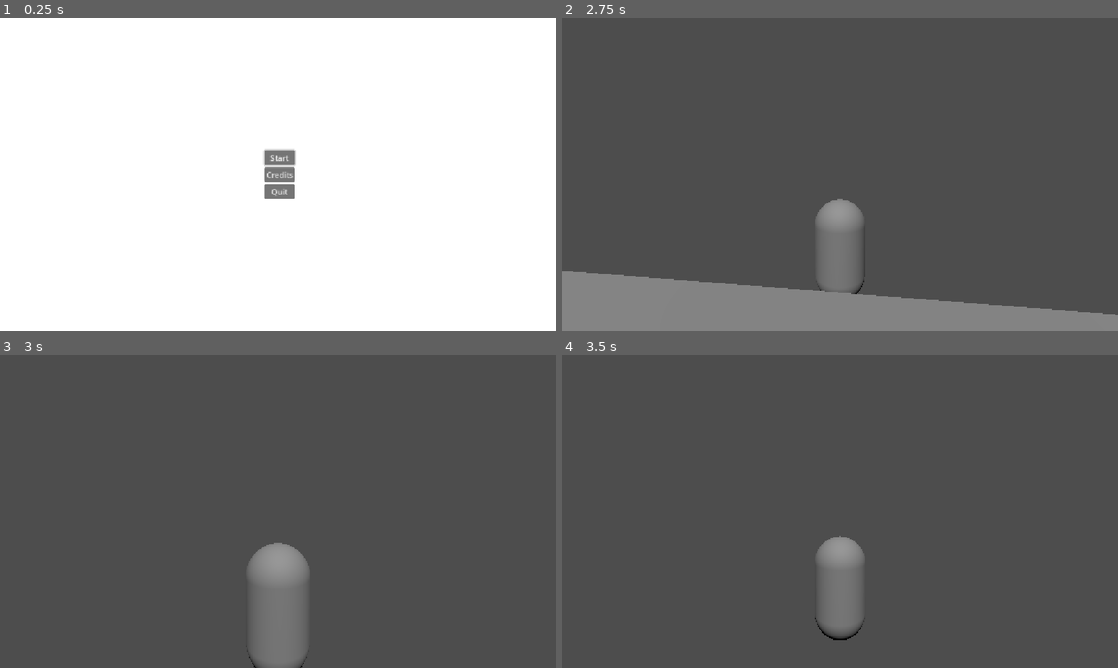
Above: before the commit, frames 1-4 (two rows, left to right).
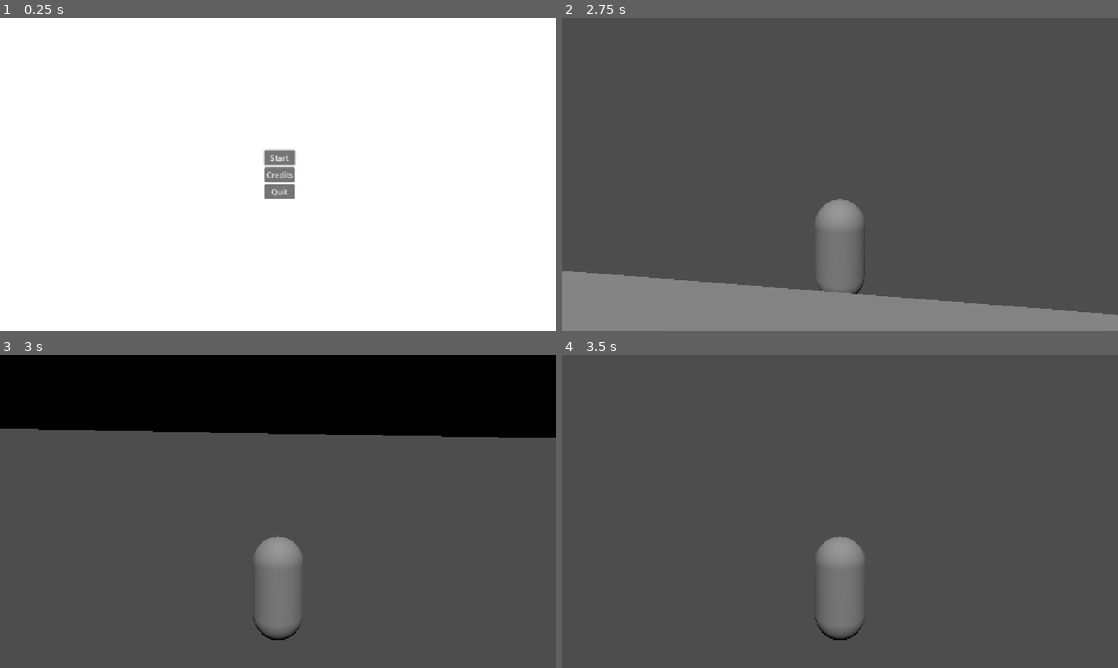
Above: after the commit, the same moments.

Repository: Strawreo/Sistemas-Multim-dia---Jogo-
Game: Godot game, scene res://Scenes/Menus/MainMenu.tscn
Same seed, same stepped clock (60 frames per second), same inputs: the game is played once before the commit and once after it.
Inputs (mouse positions are in pixels of both pictures, inside the frame that each line leads up to):
- Up to frame 1 (0.25 s): no input
- Up to frame 2 (2.75 s): click "Start" at 0.5 s; move the mouse to (867, 174) at 1.27 s; hold W (move_up) from 1.28 s (still down); tap Space (jump) at 1.52, 2.27 s; move the mouse to (812, 174) at 2.02 s
- Up to frame 3 (3 s): keep holding W (move_up); move the mouse to (289, 505) at 2.77 s
- Up to frame 4 (3.5 s): keep holding W (move_up)

Frames 1-2 are identical in both runs. In frame 3, 27% of the frame differs, in the area x 0-100%, y 0-100%; in frame 4, nothing differs.

Commit message:
feat: adicao de exemplo de plataforma movel e fix na camera

Diff:
--- a/Scenes/Agents/Player.tscn
+++ b/Scenes/Agents/Player.tscn
@@ -19,7 +19,9 @@
 
 [node name="SpringArm3D" type="SpringArm3D" parent="." unique_id=476963484]
 transform = Transform3D(1, 0, 0, 0, 1, 0, 0, 0, 1, 0, 1.5, 0)
+collision_mask = 2
 shape = SubResource("SphereShape3D_k41lo")
 spring_length = 4.0
 
 [node name="Camera3D" type="Camera3D" parent="SpringArm3D" unique_id=1225741193]
+near = 0.01
--- /dev/null
+++ b/Scenes/Level Elements/Platform.tscn
@@ -0,0 +1,20 @@
+[gd_scene format=3 uid="uid://ba0g5lcgdb25g"]
+
+[ext_resource type="Script" uid="uid://b1ejbcrfleirw" path="res://Scenes/Level Elements/platform.gd" id="1_60yb7"]
+
+[sub_resource type="BoxShape3D" id="BoxShape3D_ungyi"]
+size = Vector3(2.2315674, 1, 6.732544)
+
+[sub_resource type="BoxMesh" id="BoxMesh_k41lo"]
+size = Vector3(1.7615967, 1, 6.239868)
+
+[node name="Platform" type="AnimatableBody3D" unique_id=2023146935]
+script = ExtResource("1_60yb7")
+
+[node name="CollisionShape3D" type="CollisionShape3D" parent="." unique_id=667319237]
+transform = Transform3D(1, 0, 0, 0, 1, 0, 0, 0, 1, 0.270813, 0, 0)
+shape = SubResource("BoxShape3D_ungyi")
+
+[node name="MeshInstance3D" type="MeshInstance3D" parent="." unique_id=162990874]
+transform = Transform3D(1, 0, 0, 0, 1, 0, 0, 0, 1, 0.3766837, -0.11218858, -0.15301514)
+mesh = SubResource("BoxMesh_k41lo")
--- /dev/null
+++ b/Scenes/Level Elements/platform.gd
@@ -0,0 +1,28 @@
+extends AnimatableBody3D
+
+@export var move_distance: float = 5.0
+@export var move_speed: float = 2.0
+
+var start_position: Vector3
+
+func _ready() -> void:
+
+	start_position = global_position
+
+	start_moving()
+
+func start_moving() -> void:
+
+	var tween = create_tween().set_loops()
+
+
+	tween.set_trans(Tween.TRANS_SINE)
+
+
+	var target_position = start_position + Vector3(0, move_distance, 0)
+
+
+	tween.tween_property(self, "global_position", target_position, move_speed)
+
+
+	tween.tween_property(self, "global_position", start_position, move_speed)
--- a/Scenes/Levels/Level_1.tscn
+++ b/Scenes/Levels/Level_1.tscn
@@ -3,6 +3,7 @@
 [ext_resource type="PackedScene" uid="uid://cctllm37ujwto" path="res://Scenes/Agents/Player.tscn" id="1_cp10e"]
 [ext_resource type="PackedScene" uid="uid://d2dcaklvi75yp" path="res://Scenes/Level Elements/Ground.tscn" id="2_q8yj7"]
 [ext_resource type="PackedScene" uid="uid://7kft06coybor" path="res://Scenes/Level Elements/Light.tscn" id="3_87l2y"]
+[ext_resource type="PackedScene" uid="uid://ba0g5lcgdb25g" path="res://Scenes/Level Elements/Platform.tscn" id="4_87l2y"]
 
 [node name="Level1" type="Node3D" unique_id=1999802002]
 
@@ -13,3 +14,6 @@
 
 [node name="Light" parent="." unique_id=865945749 instance=ExtResource("3_87l2y")]
 transform = Transform3D(1, 0, 0, 0, 0.6128054, 0.79023385, 0, -0.79023385, 0.6128054, 0, 15.971777, 54.456215)
+
+[node name="Platform" parent="." unique_id=168723649 instance=ExtResource("4_87l2y")]
+transform = Transform3D(1, 0, 0, 0, 1, 0, 0, 0, 1, -5.5044985, -9.536743e-07, 9.037392)
--- a/Scripts/Agents/player.gd
+++ b/Scripts/Agents/player.gd
@@ -18,7 +18,7 @@
 		spring_arm.rotation.x -= event.relative.y * mouse_sensitivity
 
 		#limita o ângulo de visão para impedir um 360
-		spring_arm.rotation.x = clamp(spring_arm.rotation.x, deg_to_rad(-75), deg_to_rad(45))
+		spring_arm.rotation.x = clamp(spring_arm.rotation.x, deg_to_rad(-75), deg_to_rad(35))
 
 		#pra fechar o jogo, depois mover para o script globals
 	if event.is_action_pressed("ui_cancel"):
@@ -31,7 +31,7 @@
 	if look_dir.length() > 0:
 		spring_arm.rotation.y -= look_dir.x * gamepad_sensitivity * delta
 		spring_arm.rotation.x -= look_dir.y * gamepad_sensitivity * delta
-		spring_arm.rotation.x = clamp(spring_arm.rotation.x, deg_to_rad(-75), deg_to_rad(45))
+		spring_arm.rotation.x = clamp(spring_arm.rotation.x, deg_to_rad(-75), deg_to_rad(35))
 
 
 	if not is_on_floor():
Not shown, added: Scenes/Level Elements/platform.gd.uid
